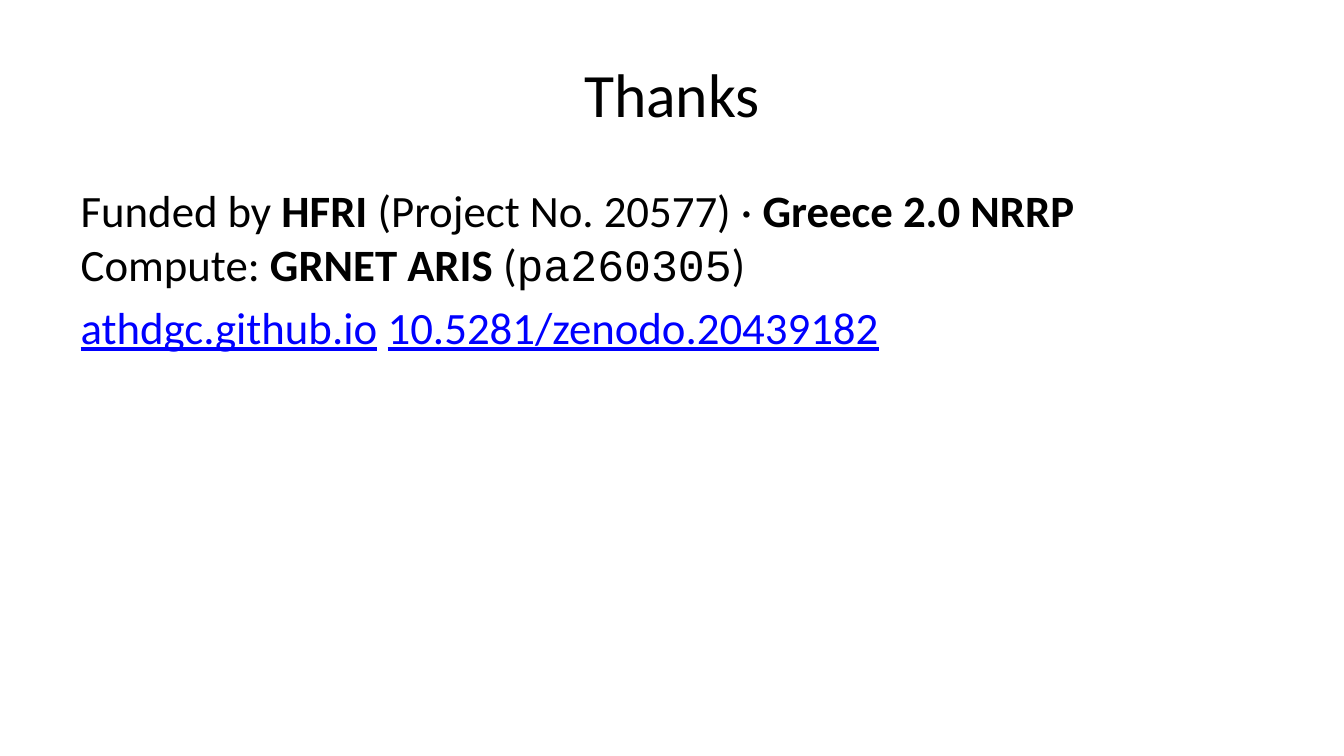
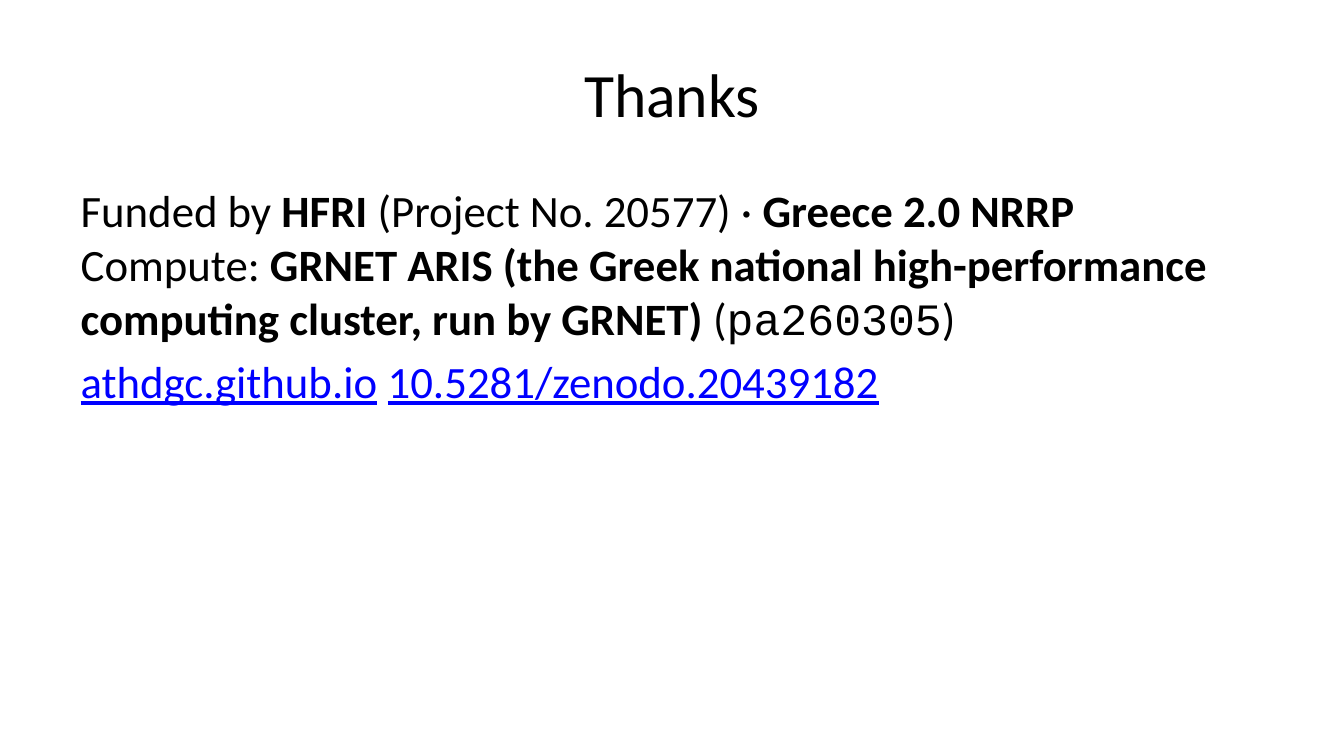
Before and after one commit to AthDGC/AthDGC.github.io, a slide deck: slide 10 of slides/lrec_demo.pptx. Drawn at 1344x756 pixels with LibreOffice and Linux fonts; fonts in the diff are those of the drawing. Boxes give left, top, right and bottom in pixels: in the first picture for what was removed or moved away, otherwise in the second. Text is boxed around its words. In the diff, an @@ line names an element or a change of style, - is before the commit and + after.

```diff
--- a/slides/lrec_demo.pptx
+++ b/slides/lrec_demo.pptx
@@ text at (81, 194, 1207, 345): text changed; bold on @@
-Funded by HFRI (Project No. 20577) · Greece 2.0 NRRP Compute: GRNET ARIS (pa260305)
+Funded by HFRI (Project No. 20577) · Greece 2.0 NRRP Compute: GRNET ARIS (the Greek national high-performance computing cluster, run by GRNET) (pa260305)
```
Also in this commit, not shown: 7 other slides changed, 22 other files.
